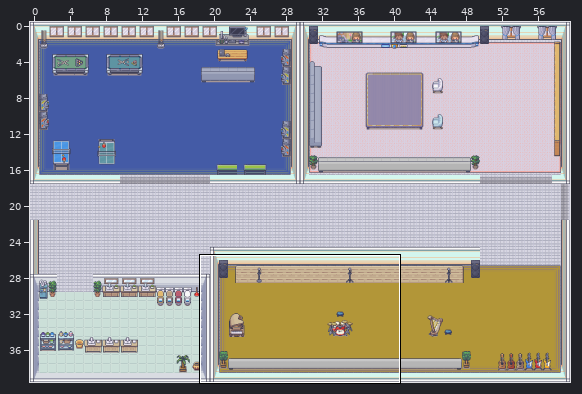
Tiled map (JSON): JollieEscape/assets/level03.tmj. Above, an overview of the earlier version with the close-up marked.
Close-up. Before:
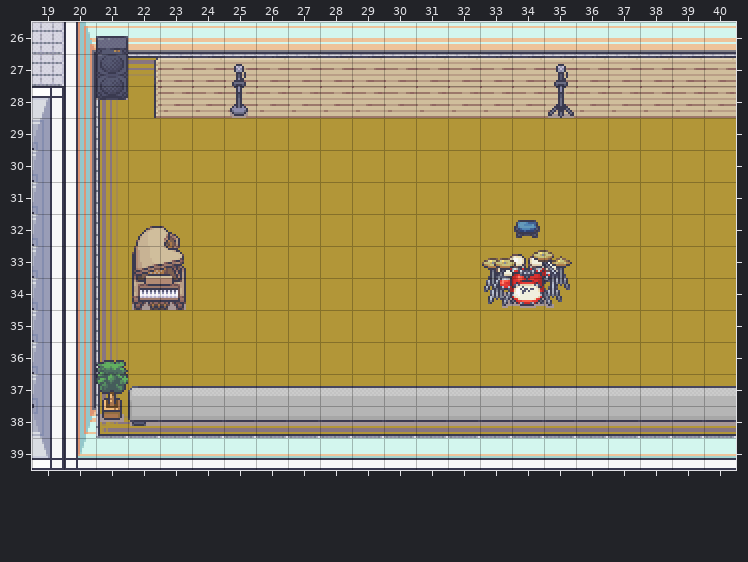
Cells are 32x32 px. Shown: x 19..40, y 26..39. The commit also changed other parts of the map, which this record leaves out.
The result:
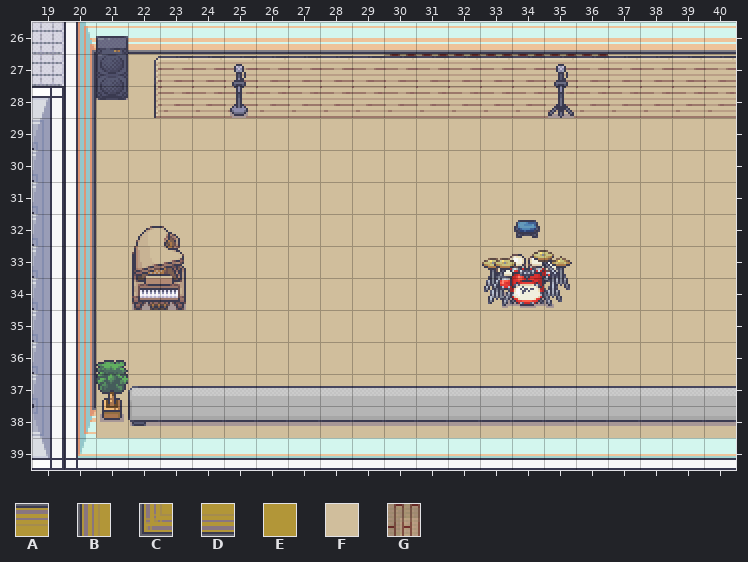
Key: from "kitchen": A 435, B 451, C 452, D 468, E 469; from "roombuilder": F 2467, G 2846.
_ is an empty cell.
The edit:
{"where": "layer \"FloorLayer3\""}
{"y":27,"x":22,"old":"AAAAAAAAAAAAAAAAAAA","new":"FFFFFFFFGGGGGGGFFFF"}
{"y":28,"x":21,"old":"BE","new":"FF"}
{"y":29,"x":21,"old":"BEEEEEEEEEEEEEEEEEEE","new":"FFFFFFFFFFFFFFFFFFFF"}
{"y":30,"x":21,"old":"BEEEEEEEEEEEEEEEEEEE","new":"FFFFFFFFFFFFFFFFFFFF"}
{"y":31,"x":21,"old":"BEEEEEEEEEEEEEEEEEEE","new":"FFFFFFFFFFFFFFFFFFFF"}
{"y":32,"x":21,"old":"BEEEEEEEEEEEEEEEEEEE","new":"FFFFFFFFFFFFFFFFFFFF"}
{"y":33,"x":21,"old":"BEEEEEEEEEEEEEEEEEEE","new":"FFFFFFFFFFFFFFFFFFFF"}
{"y":34,"x":21,"old":"BEEEEEEEEEEEEEEEEEEE","new":"FFFFFFFFFFFFFFFFFFFF"}
{"y":35,"x":21,"old":"BEEEEEEEEEEEEEEEEEEE","new":"FFFFFFFFFFFFFFFFFFFF"}
{"y":36,"x":21,"old":"BEEEEEEEEEEEEEEEEEEE","new":"FFFFFFFFFFFFFFFFFFFF"}
{"y":37,"x":21,"old":"BEEEEEEEEEEEEEEEEEEE","new":"FFFFFFFFFFFFFFFFFFFF"}
{"y":38,"x":21,"old":"CDDDDDDDDDDDDDDDDDDD","new":"FFFFFFFFFFFFFFFFFFFF"}
